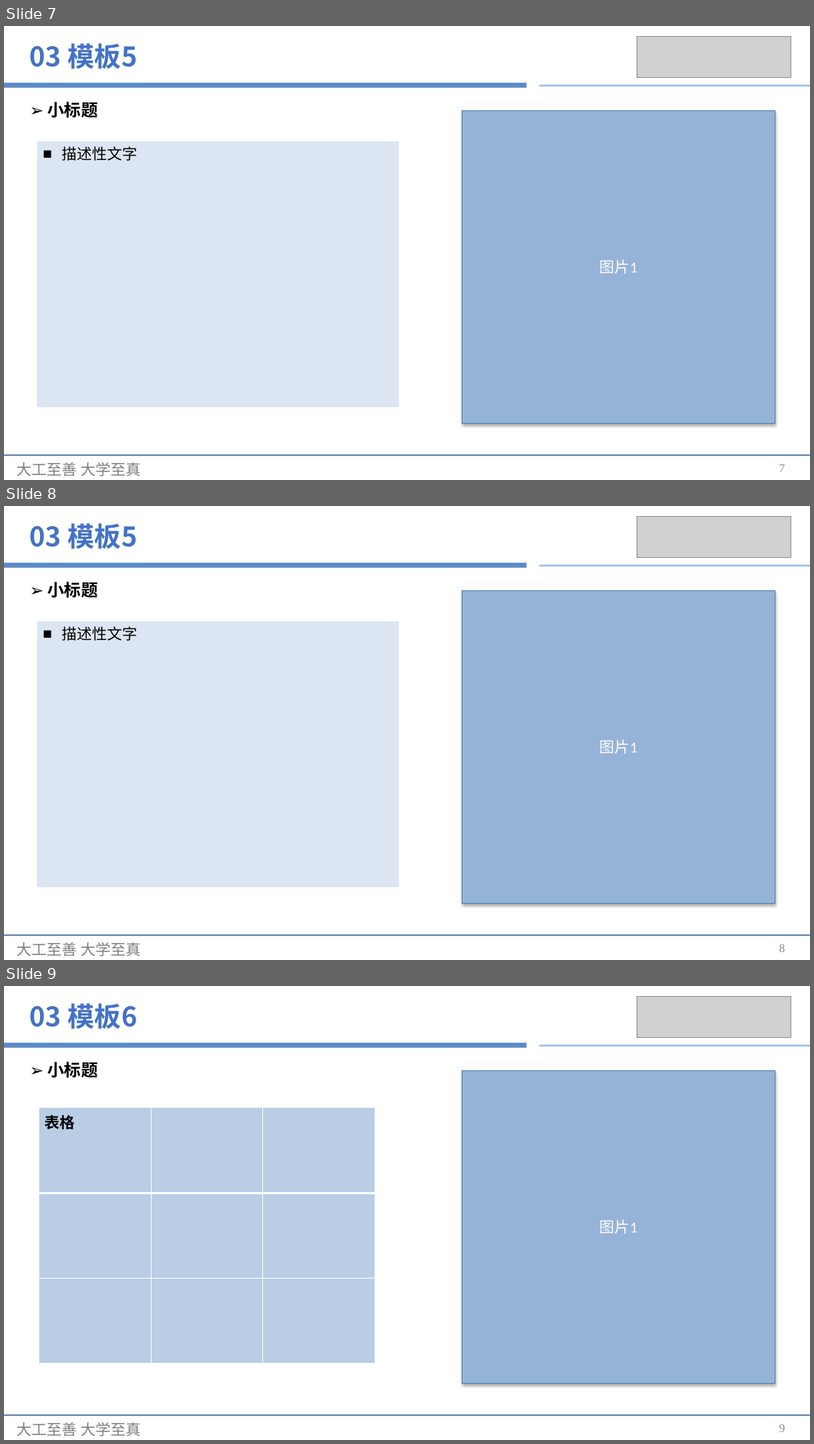
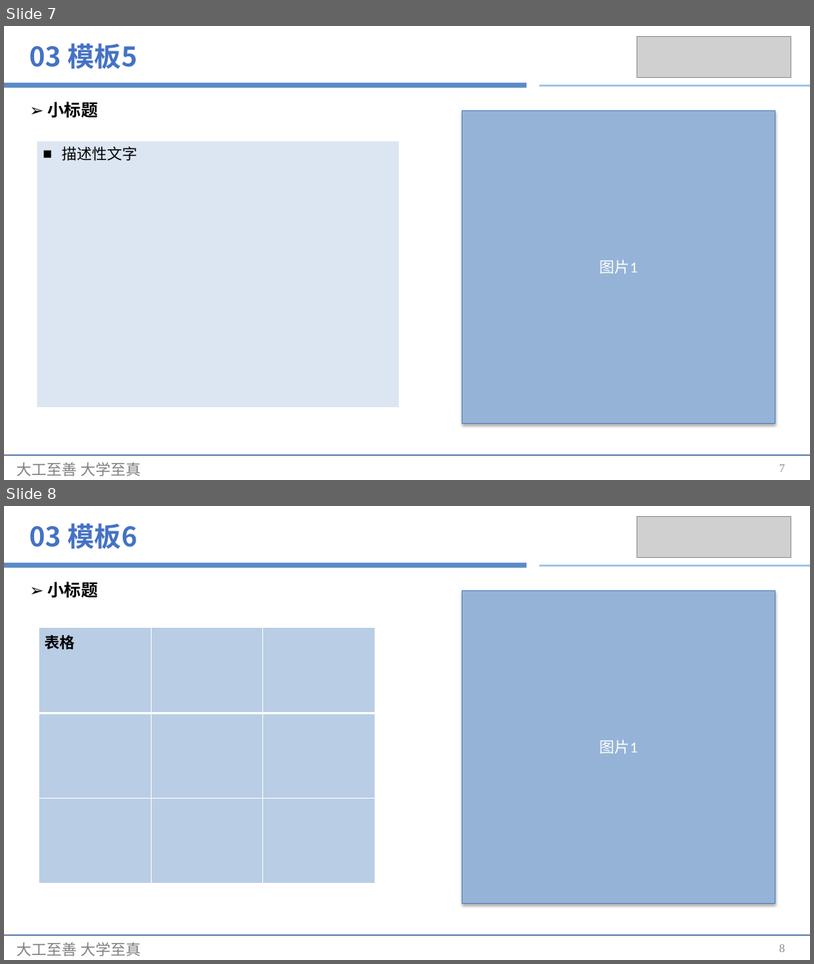
Before and after one commit to IpinZhu/es-ppt-skill, a slide deck: templates/template.pptx. Shown one above the other, each under a label of ours: slides 7, 8 and 9 before the commit, slides 7 and 8 after it. The pictures are 814x1444 and 814x964 pixels, drawn with LibreOffice and Linux fonts; fonts in the diff are those of the drawing; grey boxes stand for pictures. Boxes give left, top, right and bottom in pixels: in the first picture for what was removed or moved away, otherwise in the second. Text is boxed around its words. In the diff, an @@ line names an element or a change of style, - is before the commit and + after.

```diff
--- a/templates/template.pptx
+++ b/templates/template.pptx
@@ slide 8 removed at (4,506,810,960), background #FFFFFF @@
@@ text removed at (30,523,137,549) @@
-03 模板5
@@ picture removed at (638,516,792,557) @@
@@ rectangle removed at (4,563,527,568) @@
@@ rectangle removed at (540,565,810,566) @@
@@ text removed at (48,582,98,597) @@
-➢ 小标题
@@ rectangle removed at (463,591,776,903) @@
-图片1
@@ rectangle removed at (37,621,399,887) @@
-■ 描述性文字
@@ rectangle removed at (4,934,810,936) @@
@@ text removed at (17,942,141,956) @@
-大工至善 大学至真
@@ page number removed at (779,944,785,952) @@
-8
@@ what was slide 9 is now slide 8 @@
```
Also in this commit, not shown: 7 other files.
